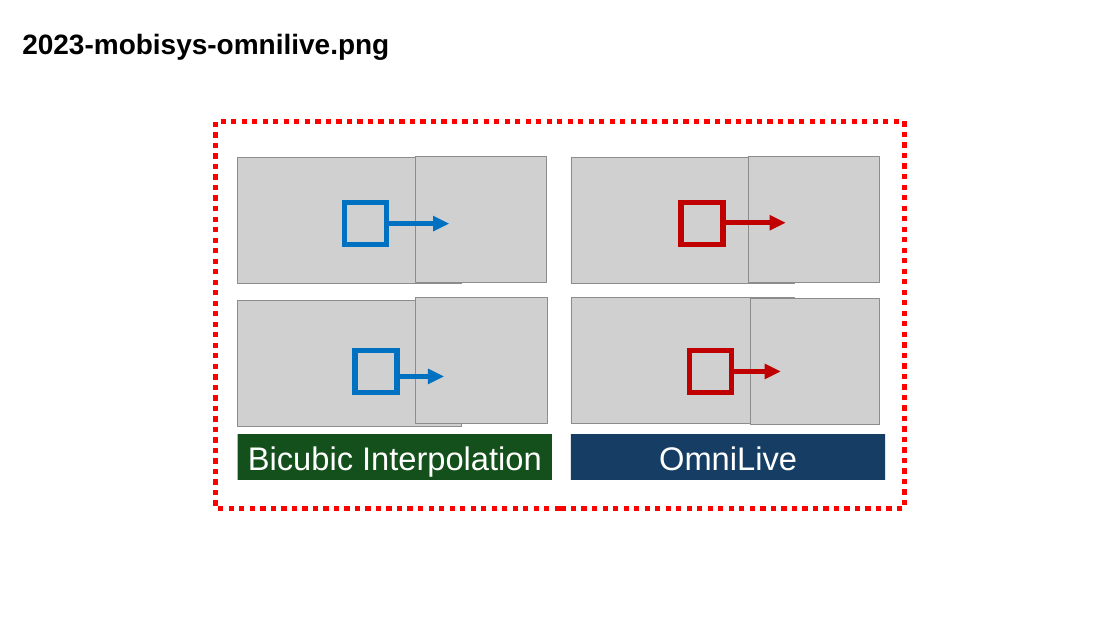
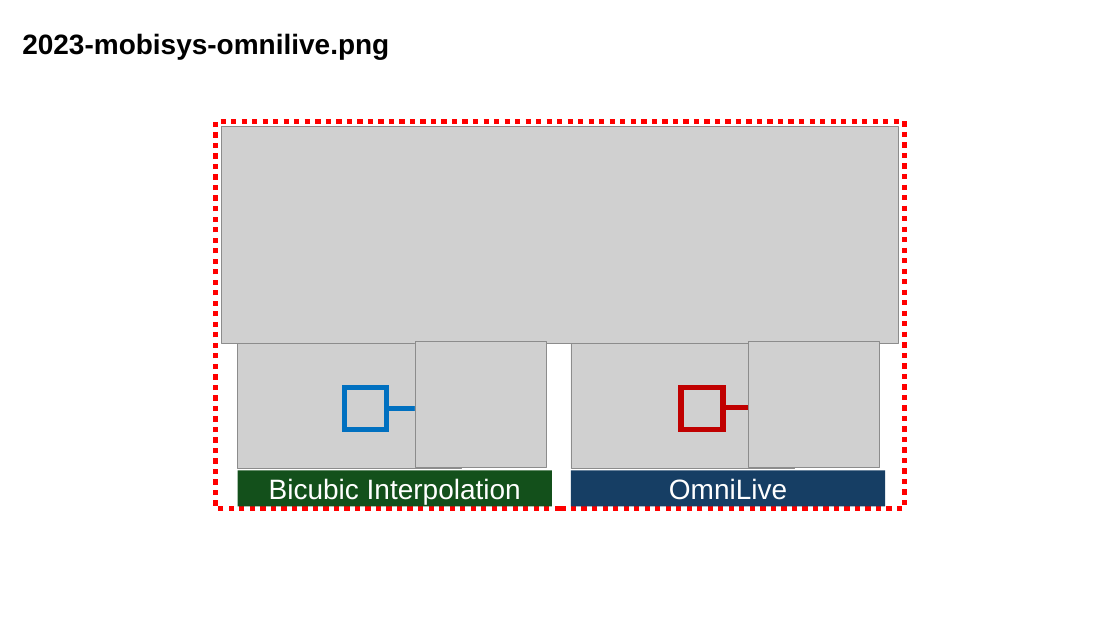
Before and after one commit to MAIS-Lab/mais-lab.github.io, a slide deck: slide 6 of assets/img/publications/figures.pptx. Drawn at 1120x630 pixels with LibreOffice and Linux fonts; fonts in the diff are those of the drawing; grey boxes stand for pictures. Boxes give left, top, right and bottom in pixels: in the first picture for what was removed or moved away, otherwise in the second. Text is boxed around its words. In the diff, an @@ line names an element or a change of style, - is before the commit and + after.

```diff
--- a/assets/img/publications/figures.pptx
+++ b/assets/img/publications/figures.pptx
@@ picture added at box(222, 126, 898, 344) @@
@@ group removed at box(238, 298, 879, 427): 4 pictures, 2 rectangles, 2 arrows @@
@@ 4 pictures, 2 rectangles, 2 arrows: place and size @@
-4 pictures, 2 rectangles, 2 arrows at box(238, 157, 880, 284)
+4 pictures, 2 rectangles, 2 arrows at box(238, 342, 880, 469)
@@ rectangle "Bicubic Interpolation": place and size @@
-rectangle "Bicubic Interpolation" at box(238, 434, 552, 481)
+rectangle "Bicubic Interpolation" at box(238, 471, 552, 507)
@@ rectangle "Bicubic Interpolation" at box(238, 471, 552, 507): size 28 to 24 pt @@
@@ rectangle "OmniLive" at box(571, 471, 886, 507): size 28 to 24 pt @@
@@ rectangle "OmniLive": place and size @@
-rectangle "OmniLive" at box(571, 434, 886, 481)
+rectangle "OmniLive" at box(571, 471, 886, 507)
```
Also in this commit, not shown: 3 other slides changed, 1 slide added, 5 other files.
